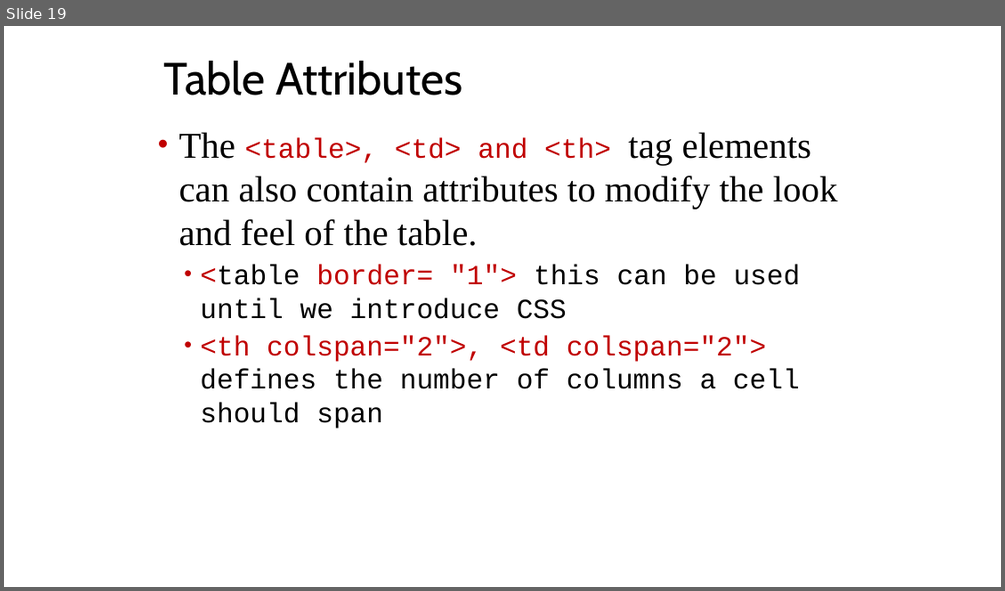
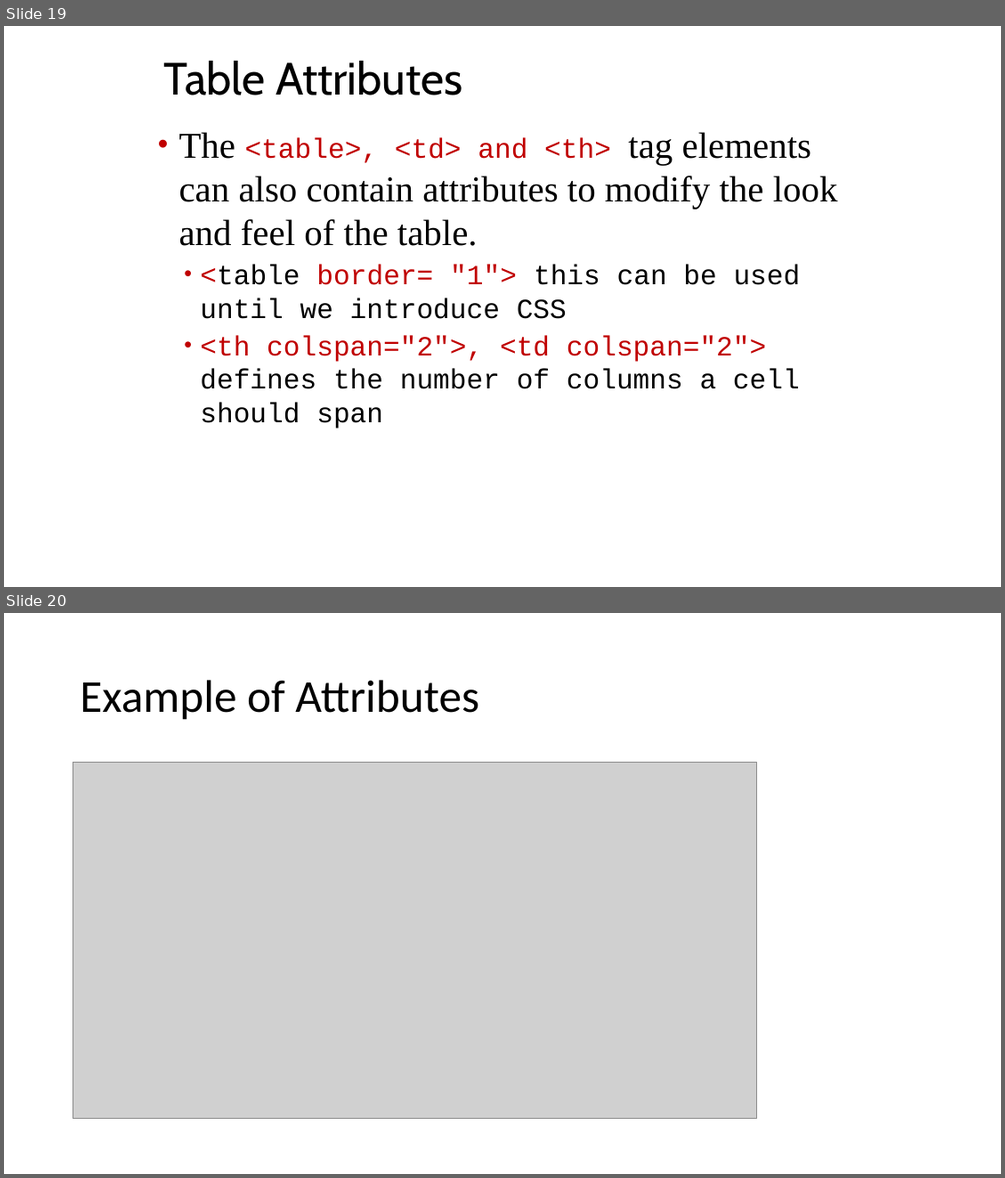
Before and after one commit to joeappleton18/cda400_2017, a slide deck: sessions/week2/slides.pptx. Shown one above the other, each under a label of ours: slide 19 before the commit, slides 19 and 20 after it. The pictures are 1005x591 and 1005x1178 pixels, drawn with LibreOffice and Linux fonts; fonts in the diff are those of the drawing; grey boxes stand for pictures. Boxes give left, top, right and bottom in pixels: in the first picture for what was removed or moved away, otherwise in the second. Text is boxed around its words. In the diff, an @@ line names an element or a change of style, - is before the commit and + after.

```diff
--- a/sessions/week2/slides.pptx
+++ b/sessions/week2/slides.pptx
@@ slide 20 added at (4,613,1001,1174), background #FFFFFF @@
@@ title added at (80,680,479,720), 44 pt, text #000000 @@
+Example of Attributes
@@ picture added at (73,763,757,1119) @@
```
Also in this commit, not shown: 4 slides changed, 1 other slide added, 8 other files.
